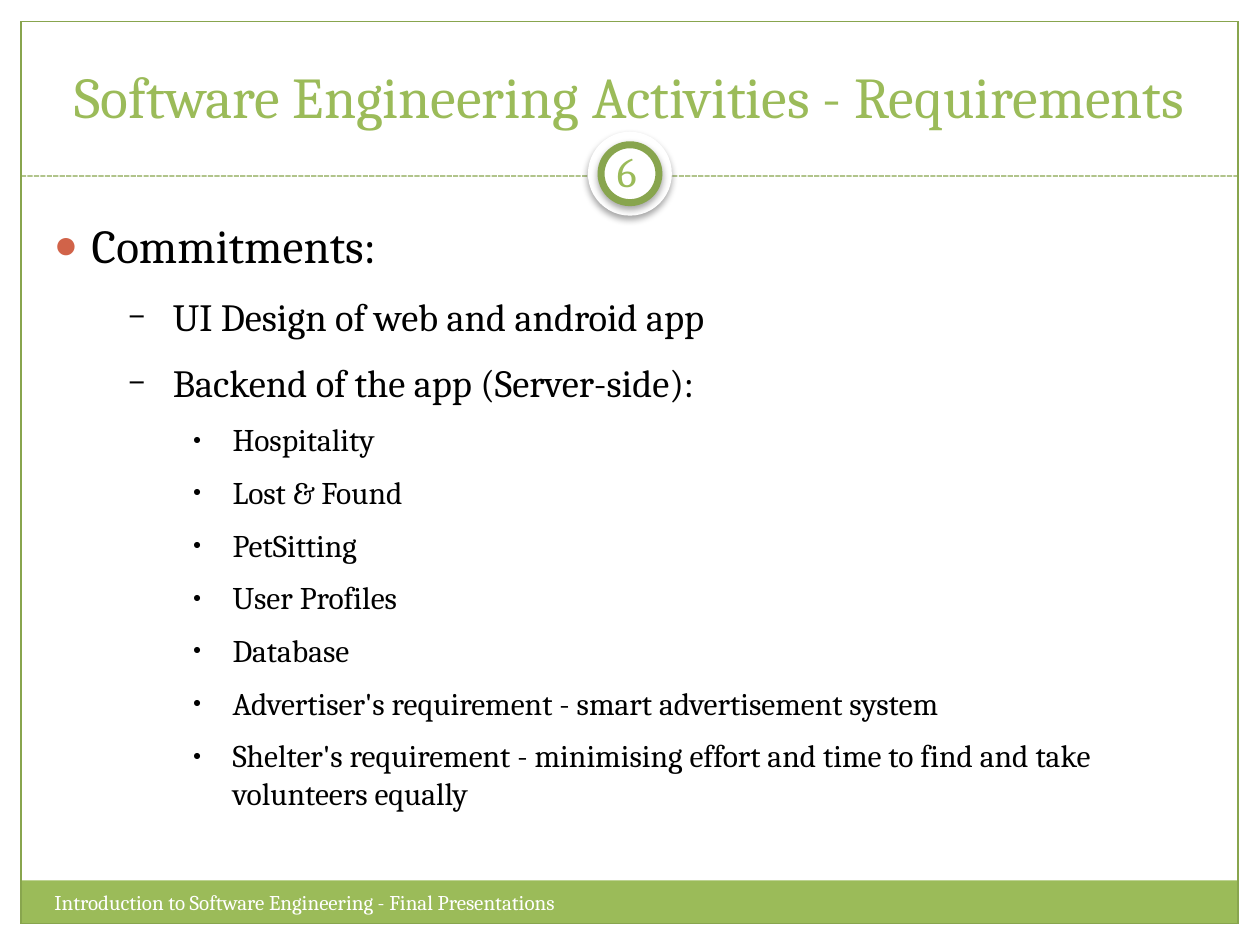
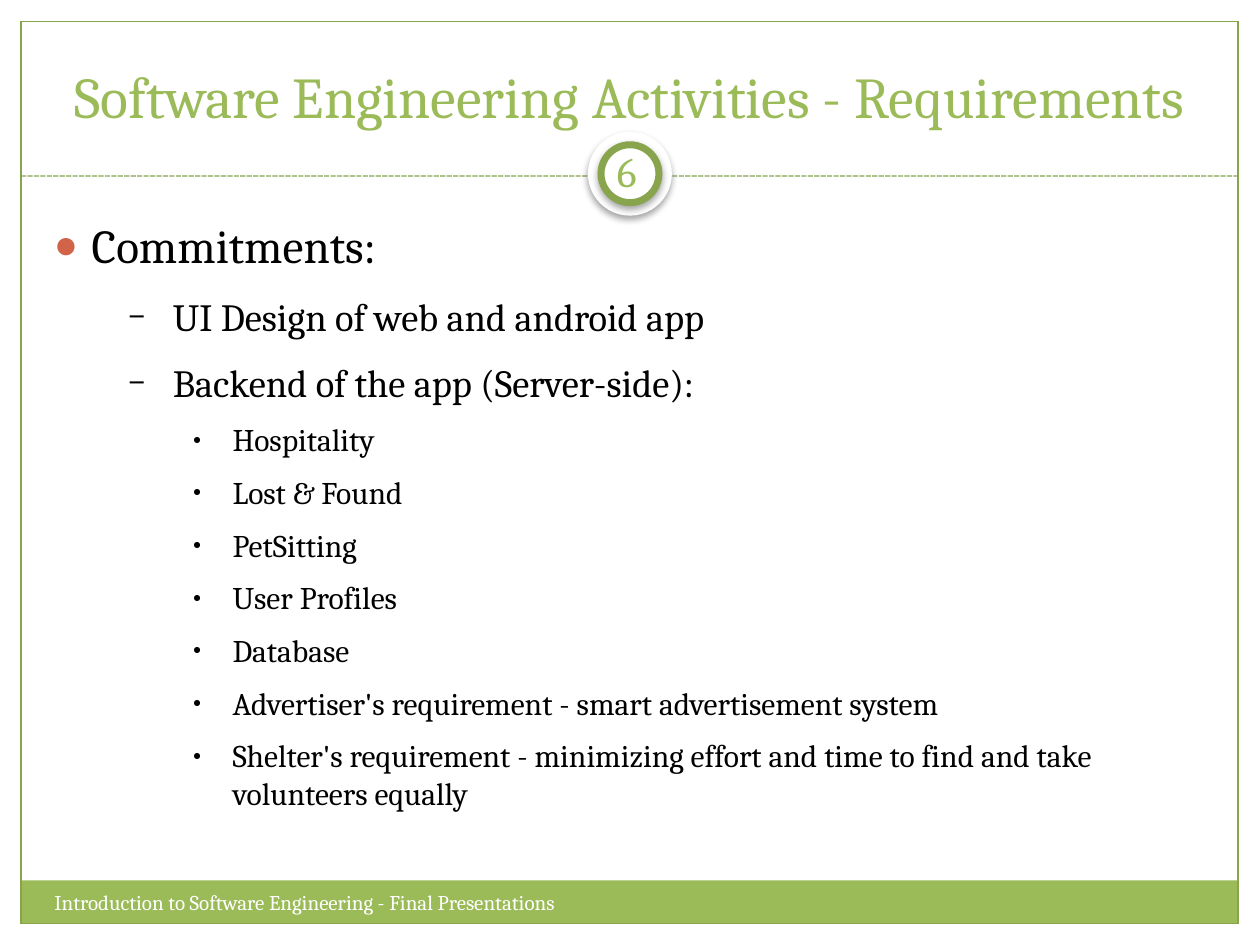
Before and after one commit to Sang712UMA/PetsApp, a slide deck: slide 6 of Presentation/Final Presentation.pptx. Drawn at 1260x945 pixels with LibreOffice and Linux fonts; fonts in the diff are those of the drawing. Boxes give left, top, right and bottom in pixels: in the first picture for what was removed or moved away, otherwise in the second. Text is boxed around its words. In the diff, an @@ line names an element or a change of style, - is before the commit and + after.

Commit message:
Update

```diff
--- a/Presentation/Final Presentation.pptx
+++ b/Presentation/Final Presentation.pptx
@@ text at (233, 744, 1092, 812): text changed @@
-    ● Shelter's requirement - minimising effort and time to find and take volunteers equally
+    ● Shelter's requirement - minimizing effort and time to find and take volunteers equally
```
Also in this commit, not shown: 4 other slides changed.
